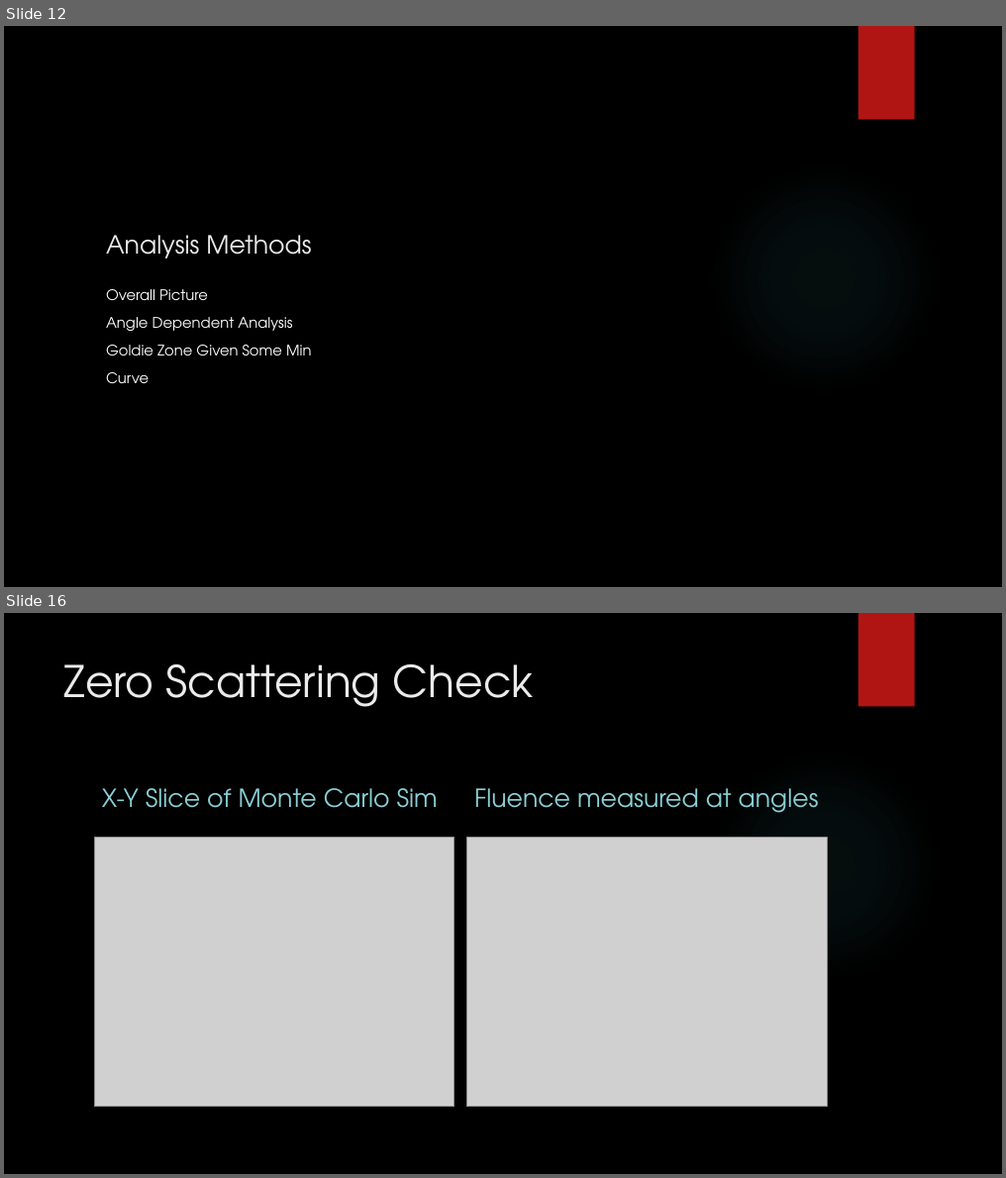
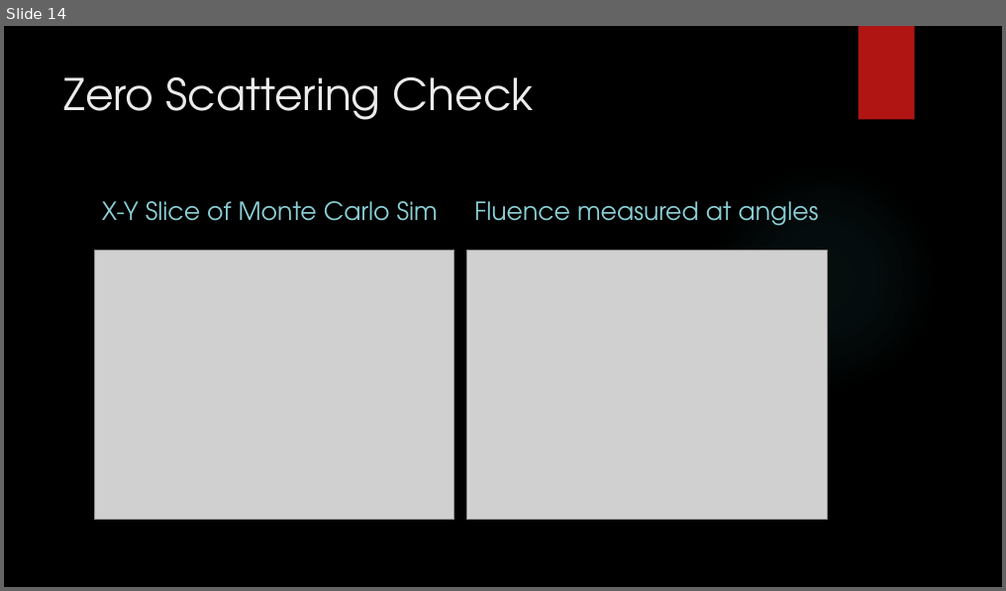
Before and after one commit to KAANVOLKAN05/GPGPU_Research, a slide deck: MonteCarlo/MonteCarloProj/Presentation for West River.pptx. Shown one above the other, each under a label of ours: slides 12 and 16 before the commit, slide 14 after it; the slides between them are not shown. The pictures are 1006x1178 and 1006x591 pixels, drawn with LibreOffice and Linux fonts; fonts in the diff are those of the drawing; grey boxes stand for pictures; background and template pictures are left out. Boxes give left, top, right and bottom in pixels: in the first picture for what was removed or moved away, otherwise in the second. Text is boxed around its words. In the diff, an @@ line names an element or a change of style, - is before the commit and + after.

```diff
--- a/MonteCarlo/MonteCarloProj/Presentation for West River.pptx
+++ b/MonteCarlo/MonteCarloProj/Presentation for West River.pptx
@@ slide 12 removed at (4, 26, 1002, 587), background picture (left out); not listed: 2 template elements that a slide beside it also shows @@
@@ title removed at (106, 235, 311, 259) @@
-Analysis Methods
@@ text removed at (106, 289, 311, 383) @@
-Overall Picture
-Angle Dependent Analysis
-Goldie Zone Given Some Min
-Curve
@@ what was slide 16 is now slide 14 @@
```
Also in this commit, not shown: 5 slides changed, 3 slides added, 7 other slides removed, 1 other file.
